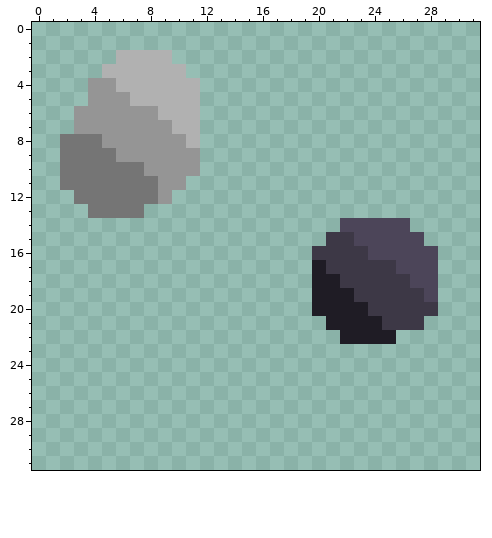
Pixel-art sprite: sprites/blocks/environment/ore-obsidian1.png. This is how it looked before the edit.
The file is 32x32 pixels.
Once edited:
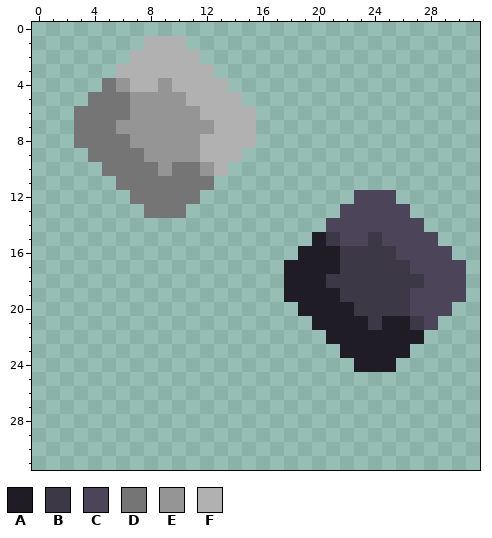
Palette (. is transparent): A #1f1c25  B #3d3846  C #4c4559  D #757575  E #959595  F #b1b1b1
Edits made:
{"y":1,"x":8,"old":"...","new":"FFF"}
{"y":2,"x":6,"old":"F","new":"."}
{"y":2,"x":10,"old":"..","new":"FF"}
{"y":3,"x":5,"old":"F","new":"."}
{"y":3,"x":11,"old":"..","new":"FF"}
{"y":4,"x":4,"old":"EEF","new":".DE"}
{"y":4,"x":9,"old":"F","new":"E"}
{"y":4,"x":12,"old":"..","new":"FF"}
{"y":5,"x":4,"old":"EEEFFFF","new":"DDDEEEE"}
{"y":5,"x":12,"old":"...","new":"FFF"}
{"y":6,"x":3,"old":"EEEE","new":"DDDD"}
{"y":6,"x":9,"old":"FFF....","new":"EEEFFFF"}
{"y":7,"x":3,"old":"EEE","new":"DDD"}
{"y":7,"x":10,"old":"FF....","new":"EEEFFF"}
{"y":8,"x":2,"old":"D","new":"."}
{"y":8,"x":5,"old":"EE","new":"DD"}
{"y":8,"x":11,"old":"F....","new":"EFFFF"}
{"y":9,"x":2,"old":"DD","new":".."}
{"y":9,"x":6,"old":"EE","new":"DD"}
{"y":9,"x":12,"old":"...","new":"FFF"}
{"y":10,"x":2,"old":"DDD","new":"..."}
{"y":10,"x":8,"old":"E","new":"D"}
{"y":10,"x":10,"old":"EE..","new":"DDEF"}
{"y":11,"x":2,"old":"DDDD","new":"...."}
{"y":11,"x":9,"old":"EE..","new":"DDDD"}
{"y":12,"x":3,"old":"DDDD","new":"...."}
{"y":12,"x":9,"old":"E..","new":"DDD"}
{"y":12,"x":23,"old":"...","new":"CCC"}
{"y":13,"x":4,"old":"DDDD...","new":"....DDD"}
{"y":13,"x":22,"old":".....","new":"CCCCC"}
{"y":14,"x":21,"old":".","new":"C"}
{"y":14,"x":27,"old":".","new":"C"}
{"y":15,"x":20,"old":".","new":"A"}
{"y":15,"x":22,"old":"B","new":"C"}
{"y":15,"x":24,"old":"C","new":"B"}
{"y":15,"x":28,"old":".","new":"C"}
{"y":16,"x":19,"old":".BB","new":"AAA"}
{"y":16,"x":24,"old":"CC","new":"BB"}
{"y":16,"x":29,"old":".","new":"C"}
{"y":17,"x":18,"old":"..","new":"AA"}
{"y":17,"x":21,"old":"B","new":"A"}
{"y":17,"x":26,"old":"C","new":"B"}
{"y":17,"x":29,"old":"..","new":"CC"}
{"y":18,"x":18,"old":"..","new":"AA"}
{"y":18,"x":21,"old":"A","new":"B"}
{"y":18,"x":27,"old":"C","new":"B"}
{"y":18,"x":29,"old":"..","new":"CC"}
{"y":19,"x":18,"old":"..","new":"AA"}
{"y":19,"x":22,"old":"A","new":"B"}
{"y":19,"x":27,"old":"B","new":"C"}
{"y":19,"x":29,"old":"..","new":"CC"}
{"y":20,"x":19,"old":".","new":"A"}
{"y":20,"x":23,"old":"A","new":"B"}
{"y":20,"x":27,"old":"BB.","new":"CCC"}
{"y":21,"x":20,"old":".","new":"A"}
{"y":21,"x":24,"old":"ABB","new":"BAA"}
{"y":21,"x":28,"old":".","new":"C"}
{"y":22,"x":21,"old":".","new":"A"}
{"y":22,"x":26,"old":"..","new":"AA"}
{"y":23,"x":22,"old":".....","new":"AAAAA"}
{"y":24,"x":23,"old":"...","new":"AAA"}
{"label":"changed","picture_box":[60,36,256,218]}
{"label":"changed","picture_box":[284,190,466,372]}
